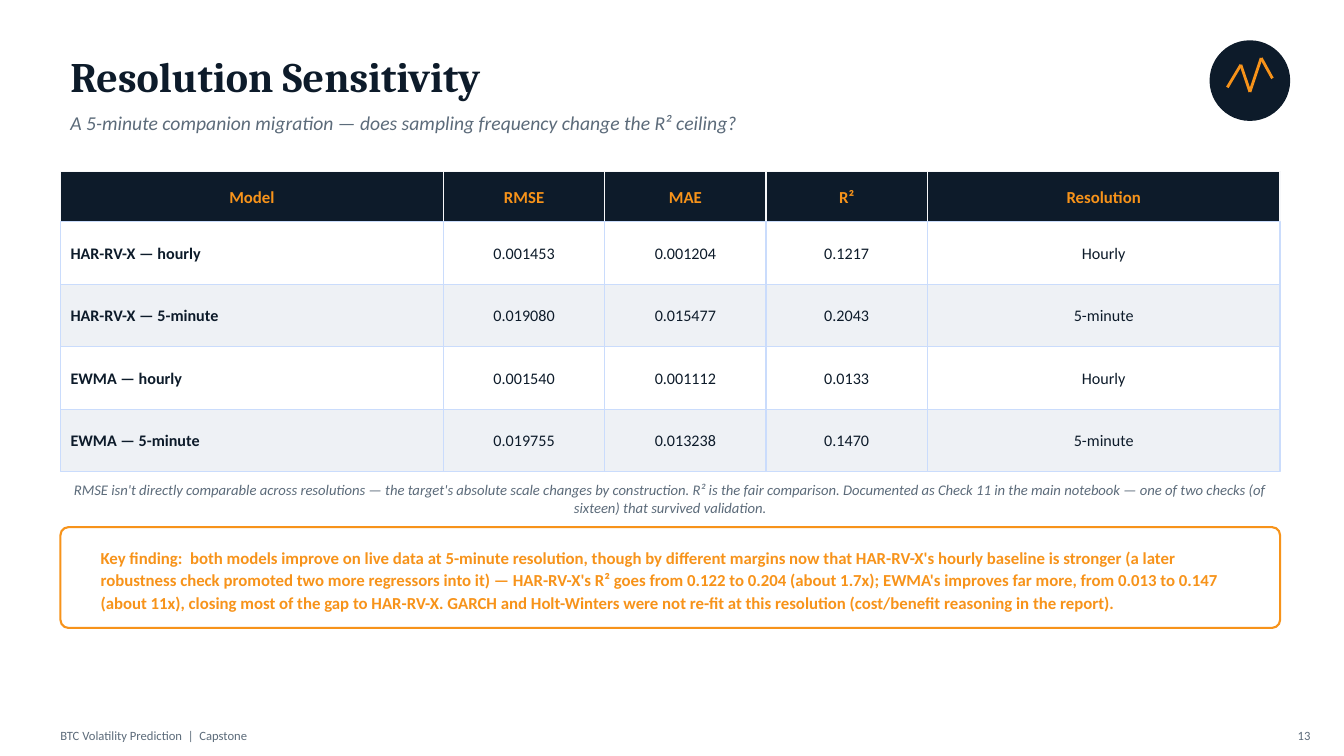
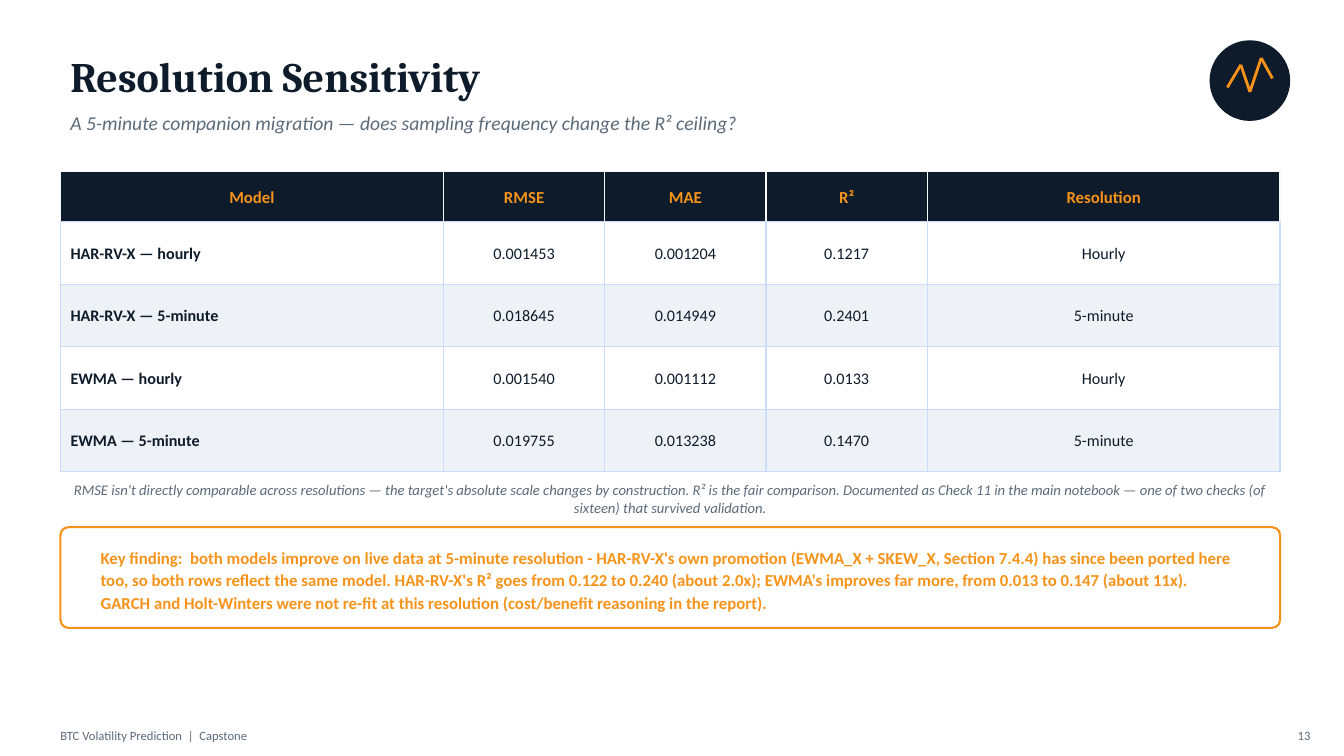
Before and after one commit to mhejairi10/bitcoin-volatility-prediction, a slide deck: slide 13 of presentation/capstone-btc-volatility.pptx. Drawn at 1344x756 pixels with LibreOffice and Linux fonts; fonts in the diff are those of the drawing. Boxes give left, top, right and bottom in pixels: in the first picture for what was removed or moved away, otherwise in the second. Text is boxed around its words. In the diff, an @@ line names an element or a change of style, - is before the commit and + after.

```diff
--- a/presentation/capstone-btc-volatility.pptx
+++ b/presentation/capstone-btc-volatility.pptx
@@ text at box(493, 310, 554, 321): text changed @@
-0.019080
+0.018645
@@ text at box(655, 310, 716, 321): text changed @@
-0.015477
+0.014949
@@ text at box(824, 310, 869, 321): text changed @@
-0.2043
+0.2401
@@ text at box(101, 552, 1231, 612): text changed @@
-Key finding: both models improve on live data at 5-minute resolution, though by different margins now that HAR-RV-X's hourly baseline is stronger (a later robustness check promoted two more regressors into it) — HAR-RV-X's R² goes from 0.122 to 0.204 (about 1.7x); EWMA's improves far more, from 0.013 to 0.147 (about 11x), closing most of the gap to HAR-RV-X. GARCH and Holt-Winters were not re-fit at this resolution (cost/benefit reasoning in the report).
+Key finding: both models improve on live data at 5-minute resolution - HAR-RV-X's own promotion (EWMA_X + SKEW_X, Section 7.4.4) has since been ported here too, so both rows reflect the same model. HAR-RV-X's R² goes from 0.122 to 0.240 (about 2.0x); EWMA's improves far more, from 0.013 to 0.147 (about 11x). GARCH and Holt-Winters were not re-fit at this resolution (cost/benefit reasoning in the report).
```
Also in this commit, not shown: 2 other files.
